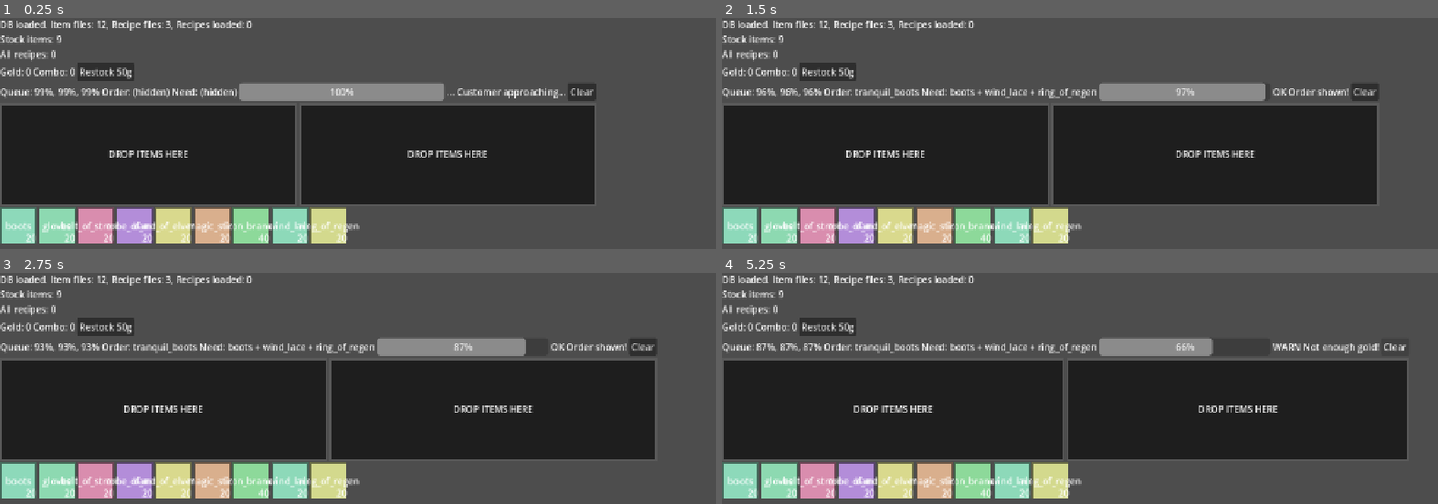
Above: before the commit, frames 1-4 (two rows, left to right).
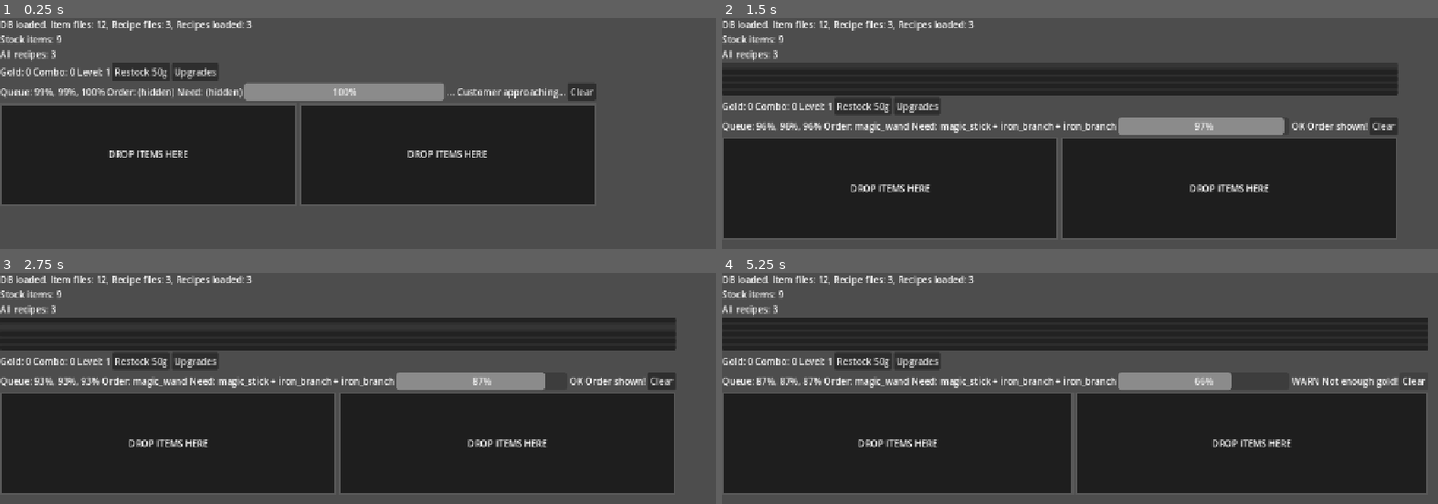
Above: after the commit, the same moments.

Repository: Kolin163/shopkeeper-tycoon
Game: Godot game, scene res://scenes/main.tscn
Two runs of this game, one before a commit and one after it. Both use one fixed random seed, a clock stepped at 60 frames per second and the inputs below.
Inputs (mouse positions are in pixels of both pictures, inside the frame that each line leads up to):
- Up to frame 1 (0.25 s): no input
- Up to frame 2 (1.5 s): click (915, 71) at 0.5 s, where only the run after the commit has a clickable "Upgrades"; click (1058, 66) at 1.27 s
- Up to frame 3 (2.75 s): click (336, 326) at 2.02 s
- Up to frame 4 (5.25 s): click (1058, 333) at 2.77 s; click (1058, 339) at 3.52 s; click "Restock 50g" at 4.25 s; click "Clear" at 5 s

The runs differ from the first frame. In frame 1, 9.2% of the frame differs, in the area x 0-51%, y 1-98%; in frame 2, 42%; in frame 3, 43%; in frame 4, 45%, in the area x 0-99%, y 1-98%.
Error after the commit: Invalid access to property or key 'pressed' on a base object of type 'null instance'. (res://src/shop/shop.gd:99)

Commit message:
Add files via upload

Diff:
--- a/data/items/power_treads.tres
+++ b/data/items/power_treads.tres
@@ -7,4 +7,5 @@
 id = &"power_treads"
 name_key = &"power_treads"
 type = &"upgrade"
+tier = 2
 metadata/_custom_type_script = "uid://sf4pmeo3kilj"
--- a/scenes/shop/shop.tscn
+++ b/scenes/shop/shop.tscn
@@ -16,6 +16,28 @@
 [node name="DbLabel" type="Label" parent="VBoxContainer" unique_id=283952622]
 layout_mode = 2
 
+[node name="UpgradesPanel" type="PanelContainer" parent="VBoxContainer" unique_id=599321020]
+visible = false
+layout_mode = 2
+
+[node name="VBoxContainer" type="VBoxContainer" parent="VBoxContainer/UpgradesPanel" unique_id=798353815]
+layout_mode = 2
+
+[node name="BtnMoreTables" type="Button" parent="VBoxContainer/UpgradesPanel/VBoxContainer" unique_id=1936819793]
+layout_mode = 2
+
+[node name="BtnMoreStock" type="Button" parent="VBoxContainer/UpgradesPanel/VBoxContainer" unique_id=1358174938]
+layout_mode = 2
+
+[node name="BtnReplenish" type="Button" parent="VBoxContainer/UpgradesPanel/VBoxContainer" unique_id=1662478377]
+layout_mode = 2
+
+[node name="BtnMorePatience" type="Button" parent="VBoxContainer/UpgradesPanel/VBoxContainer" unique_id=1569514366]
+layout_mode = 2
+
+[node name="BtnCloseUpgrades" type="Button" parent="VBoxContainer/UpgradesPanel/VBoxContainer" unique_id=2095685087]
+layout_mode = 2
+
 [node name="TopBar" type="HBoxContainer" parent="VBoxContainer" unique_id=1329944433]
 layout_mode = 2
 
@@ -27,9 +49,16 @@
 layout_mode = 2
 text = "SHOP"
 
+[node name="LevelLabel" type="Label" parent="VBoxContainer/TopBar" unique_id=1789097202]
+layout_mode = 2
+
 [node name="RestockButton" type="Button" parent="VBoxContainer/TopBar" unique_id=716613475]
 layout_mode = 2
 text = "Restock 50g"
+
+[node name="UpgradesButton" type="Button" parent="VBoxContainer/TopBar" unique_id=665899449]
+layout_mode = 2
+text = "Upgrades"
 
 [node name="OrderBar" type="HBoxContainer" parent="VBoxContainer" unique_id=228219625]
 layout_mode = 2
--- a/src/core/data_manager.gd
+++ b/src/core/data_manager.gd
@@ -29,9 +29,15 @@
 	var recipe_files := _load_recipes_from_dir(recipes_dir)
 
 	for r in recipes_by_result_id.values():
-		all_recipes.sort_custom(func(a: RecipeDef, b: RecipeDef) -> bool:
-			return a.result.cost > b.result.cost
-		)
+		var rr := r as RecipeDef
+		if rr != null:
+			all_recipes.append(rr)
+
+	all_recipes.sort_custom(func(a: RecipeDef, b: RecipeDef) -> bool:
+		var ac := a.result.cost if a != null and a.result != null else 0
+		var bc := b.result.cost if b != null and b.result != null else 0
+		return ac > bc
+	)
 
 	_build_stock_tables()
 
@@ -132,3 +138,10 @@
 		var s := int(stock.get(id, 0))
 		if s < maxv:
 			stock[id] = min(maxv, s + amount)
+
+func add_stock_capacity_bonus(amount: int) -> void:
+	for id in stock_max_by_id.keys():
+		stock_max_by_id[id] = int(stock_max_by_id[id]) + amount
+		# текущий stock не увеличиваем, только не даём превысить новый max
+		var s := int(stock.get(id, 0))
+		stock[id] = min(int(stock_max_by_id[id]), s)
--- a/src/core/main.gd
+++ b/src/core/main.gd
@@ -3,4 +3,5 @@
 
 func _ready() -> void:
 	get_tree().change_scene_to_file("res://scenes/boot/boot.tscn")
+	await  get_tree().process_frame
 	get_tree().change_scene_to_file("res://scenes/shop/shop.tscn")
--- a/src/data/item_def.gd
+++ b/src/data/item_def.gd
@@ -4,6 +4,7 @@
 @export var id: StringName
 @export var name_key: StringName # пример: &"item.power_treads"
 @export var type: StringName = &"base" # base / upgrade / recipe_scroll
+@export var tier: int = 1
 @export var cost: int = 0
 @export var icon: Texture2D
 @export var stock_max: int = 0  # 0 = бесконечно / upgrade. >0 = базовый с запасом
--- a/src/shop/shop.gd
+++ b/src/shop/shop.gd
@@ -28,6 +28,14 @@
 @onready var mood_label: Label = $VBoxContainer/OrderBar/MoodLabel
 @onready var craft_row: HBoxContainer = $VBoxContainer/CraftRow
 @onready var shelf_flow: Control = $VBoxContainer/ShelfFlow
+@onready var upgrades_button: Button = $VBoxContainer/TopBar/UpgradesButton
+@onready var upgrades_panel: PanelContainer = $VBoxContainer/UpgradesPanel
+@onready var btn_more_tables: Button = $VBoxContainer/UpgradesContainer/VBoxContainer/BtnMoreTables
+@onready var btn_more_stock: Button = $VBoxContainer/UpgradesContainer/VBoxContainer/BtnMoreStock
+@onready var btn_replenish: Button = $VBoxContainer/UpgradesContainer/VBoxContainer/BtnReplenish
+@onready var btn_more_patience: Button = $VBoxContainer/UpgradesContainer/VBoxContainer/BtnMorePatience
+@onready var btn_close_upgrades: Button = $VBoxContainer/UpgradesContainer/VBoxContainer/BtnCloseUpgrades
+@onready var level_label: Label = $VBoxContainer/TopBar/LevelLabel
 
 const QUEUE_SIZE := 3
 const APPROACH_TIME := 0.7
@@ -37,18 +45,25 @@
 const FAST_TIME := 4.0
 const MOOD_OK := 0.66
 const MOOD_WARN := 0.33
-
+const DELIVERIES_PER_LEVEL := 5
 const RESTOCK_COST_PER_TYPE := 50
 const REPLENISH_PERIOD := 5.0
 
+var _craftable_cache: Dictionary = {} # StringName -> bool (memo)
 var craft_areas: Array[CraftArea] = []
 var shelf_items: Array[ShelfItem] = []
-
+var unlocked_orders: Array[StringName] = []
 var active_customer: Customer = null
 var queue_customers: Array[Customer] = []
 var gold := 0
 var combo := 0
+var deliveries := 0
 var replenish_timer: Timer
+var shop_level := 1
+var upg_tables := 0       # +1 стол за уровень
+var upg_stock := 0        # +capacity
+var upg_replenish := 0    # быстрее пополнение
+var upg_patience := 0     # больше терпение
 
 var order_pool: Array[StringName] = [
 	&"magic_wand",
@@ -76,16 +91,32 @@
 	clear_button.pressed.connect(_on_clear_pressed)
 	restock_button.pressed.connect(_on_restock_pressed)
 
+	upgrades_button.pressed.connect(func():
+		upgrades_panel.visible = true
+		_refresh_upgrades_ui()
+	)
+
+	btn_close_upgrades.pressed.connect(func():
+		upgrades_panel.visible = false
+	)
+
+	btn_more_tables.pressed.connect(_buy_more_tables)
+	btn_more_stock.pressed.connect(_buy_more_stock)
+	btn_replenish.pressed.connect(_buy_replenish)
+	btn_more_patience.pressed.connect(_buy_more_patience)
+
 	_build_shelf()
+	_rebuild_unlocked_orders()
 	_collect_craft_areas()
-
+	_apply_tables()
+	_refresh_upgrades_ui()
 	_fill_queue()
 	_promote_next_customer()
 	_update_ui()
 	_update_shelf_badges()
 
 	replenish_timer = Timer.new()
-	replenish_timer.wait_time = REPLENISH_PERIOD
+	replenish_timer.wait_time = _replenish_period()
 	replenish_timer.timeout.connect(_on_replenish)
 	add_child(replenish_timer)
 	replenish_timer.start()
@@ -105,6 +136,8 @@
 
 	var shelf_item_scene := preload("res://scenes/ui/shelf_item.tscn")
 	for id in shelf_ids:
+		if not _is_unlocked_item(id):
+			continue
 		var def := DataManager.get_item(id)
 		if def == null:
 			continue
@@ -134,7 +167,9 @@
 
 func _spawn_customer() -> Customer:
 	var c := Customer.new()
-	c.order_id = order_pool[randi() % order_pool.size()]
+	if unlocked_orders.is_empty():
+		_rebuild_unlocked_orders()
+	c.order_id = unlocked_orders[randi() % unlocked_orders.size()]
 	c.queue_patience = c.queue_patience_max
 	return c
 
@@ -185,6 +220,7 @@
 			active_customer.state_time -= delta
 			if active_customer.state_time <= 0.0:
 				active_customer.state = CustomerState.SERVING
+				active_customer.serve_patience_max = _serve_patience_max()
 				active_customer.serve_patience = active_customer.serve_patience_max
 				active_customer.serve_time = 0.0
 				status_label.text = "Order shown!"
@@ -256,7 +292,15 @@
 
 			var bonus_mult := 1.0 + float(combo) * 0.05
 			gold += int(round(float(base_gold) * bonus_mult))
-
+			deliveries += 1
+			if deliveries % DELIVERIES_PER_LEVEL == 0:
+				shop_level += 1
+				status_label.text = "Level up! Level: %d" % shop_level
+
+				_build_shelf()
+				_update_shelf_badges()
+				_rebuild_unlocked_orders()
+				_refresh_upgrades_ui()
 			status_label.text = "Delivered!"
 			active_customer = null
 			_promote_next_customer()
@@ -270,6 +314,7 @@
 func _update_ui() -> void:
 	gold_label.text = "Gold: %d" % gold
 	combo_label.text = "Combo: %d" % combo
+	level_label.text = "Level: %d" % shop_level
 
 	if active_customer == null:
 		order_label.text = "Order: -"
@@ -318,7 +363,7 @@
 
 
 func _on_replenish() -> void:
-	DataManager.replenish_tick()
+	DataManager.replenish_tick(_replenish_amount())
 	_update_shelf_badges()
 
 
@@ -327,3 +372,156 @@
 		if shelf != null:
 			# лучше вызывать публичный refresh(), если добавишь его в ShelfItem
 			shelf.refresh() if shelf.has_method("refresh") else shelf._apply_view()
+
+func _active_table_count() -> int:
+	return clamp(1 + upg_tables, 1, craft_areas.size())
+
+func _apply_tables() -> void:
+	var n := _active_table_count()
+	for i in range(craft_areas.size()):
+		craft_areas[i].set_enabled(i < n)
+
+func _replenish_period() -> float:
+	return max(1.5, 5.0 - float(upg_replenish) * 0.5)
+
+func _replenish_amount() -> int:
+	return 1 + upg_replenish
+
+func _serve_patience_max() -> float:
+	return 12.0 + float(upg_patience) * 2.0
+
+func _cost_more_tables() -> int: return 300 + upg_tables * 400
+func _cost_more_stock() -> int: return 200 + upg_stock * 250
+func _cost_replenish() -> int: return 250 + upg_replenish * 300
+func _cost_more_patience() -> int: return 200 + upg_patience * 250
+
+func _buy_more_tables() -> void:
+	if _active_table_count() >= craft_areas.size():
+		status_label.text = "Max tables"
+		return
+	var cost := _cost_more_tables()
+	if gold < cost:
+		status_label.text = "Not enough gold!"
+		return
+	gold -= cost
+	upg_tables += 1
+	_apply_tables()
+	_refresh_upgrades_ui()
+
+func _buy_more_stock() -> void:
+	var cost := _cost_more_stock()
+	if gold < cost:
+		status_label.text = "Not enough gold!"
+		return
+	gold -= cost
+	upg_stock += 1
+	DataManager.add_stock_capacity_bonus(10) # +10 к max для всех base
+	_refresh_upgrades_ui()
+
+func _buy_replenish() -> void:
+	var cost := _cost_replenish()
+	if gold < cost:
+		status_label.text = "Not enough gold!"
+		return
+	gold -= cost
+	upg_replenish += 1
+	replenish_timer.wait_time = _replenish_period()
+	_refresh_upgrades_ui()
+
+func _buy_more_patience() -> void:
+	var cost := _cost_more_patience()
+	if gold < cost:
+		status_label.text = "Not enough gold!"
+		return
+	gold -= cost
+	upg_patience += 1
+	_refresh_upgrades_ui()
+
+func _refresh_upgrades_ui() -> void:
+	btn_more_tables.text = "More tables (%d/%d) - %dg" % [_active_table_count(), craft_areas.size(), _cost_more_tables()]
+	btn_more_stock.text = "Bigger stock (lvl %d) - %dg" % [upg_stock, _cost_more_stock()]
+	btn_replenish.text = "Faster replenish (lvl %d) - %dg" % [upg_replenish, _cost_replenish()]
+	btn_more_patience.text = "More patience (lvl %d) - %dg" % [upg_patience, _cost_more_patience()]
+
+func _is_unlocked_item(id: StringName) -> bool:
+	var it := DataManager.get_item(id)
+	return it != null and it.tier <= shop_level
+
+# ВАЖНО: сейчас мы считаем, что base должен быть доступен игроку на полке,
+# иначе он физически не сможет его перетащить.
+# (Когда появится “каталог/поиск” по предметам, эту проверку можно убрать/заменить.)
+func _is_base_available(id: StringName) -> bool:
+	return shelf_ids.has(id) and _is_unlocked_item(id)
+
+func _can_craft_at_level(id: StringName, stack: Array[StringName] = []) -> bool:
+	# memo
+	if _craftable_cache.has(id):
+		return bool(_craftable_cache[id])
+
+	# защита от циклов (на всякий случай)
+	if stack.has(id):
+		_craftable_cache[id] = false
+		return false
+
+	var it := DataManager.get_item(id)
+	if it == null:
+		_craftable_cache[id] = false
+		return false
+
+	# если сам предмет ещё не открыт — точно нельзя
+	if it.tier > shop_level:
+		_craftable_cache[id] = false
+		return false
+
+	# базовый / recipe_scroll: “можно получить”, если он вообще доступен игроку
+	if it.type == &"base" or it.type == &"recipe_scroll":
+		var ok := _is_base_available(id)
+		_craftable_cache[id] = ok
+		return ok
+
+	# upgrade: нужен рецепт
+	var r := DataManager.get_recipe(id)
+	if r == null:
+		_craftable_cache[id] = false
+		return false
+
+	stack.append(id)
+
+	# все обязательные компоненты должны быть крафтабельны
+	for c in r.components:
+		if c == null or not _can_craft_at_level(c.id, stack):
+			stack.pop_back()
+			_craftable_cache[id] = false
+			return false
+
+	# вариант “1 из N” (power treads): достаточно хотя бы одного крафтабельного
+	if r.requires_variant:
+		var any_ok := false
+		for opt in r.variant_options:
+			if opt != null and _can_craft_at_level(opt.id, stack):
+				any_ok = true
+				break
+		if not any_ok:
+			stack.pop_back()
+			_craftable_cache[id] = false
+			return false
+
+	stack.pop_back()
+	_craftable_cache[id] = true
+	return true
+
+func _rebuild_unlocked_orders() -> void:
+	unlocked_orders.clear()
+	_craftable_cache.clear()
+
+	for id in order_pool:
+		# 1) сам результат открыт
+		# 2) и реально собирается из доступных базовых
+		if _is_unlocked_item(id) and _can_craft_at_level(id):
+			unlocked_orders.append(id)
+
+	# чтобы не остаться без заказов (на очень раннем этапе)
+	if unlocked_orders.is_empty():
+		for id in order_pool:
+			if _is_unlocked_item(id):
+				unlocked_orders.append(id)
--- a/src/ui/craft_area.gd
+++ b/src/ui/craft_area.gd
@@ -9,7 +9,7 @@
 @onready var items_flow: Control = $MarginContainer/Body/ItemsFlow
 
 var items: Array[ItemDef] = []
-
+var enabled : bool = true
 var _sb_normal: StyleBoxFlat
 var _sb_hot: StyleBoxFlat
 
@@ -40,12 +40,14 @@
 
 
 func _can_drop_data(_at_position: Vector2, data: Variant) -> bool:
-	return data is ItemDef
+	return enabled and (data is ItemDef)
 
 
 func _drop_data(_at_position: Vector2, data: Variant) -> void:
 	var it := data as ItemDef
 	if it == null:
+		return
+	if not enabled:
 		return
 
 	if DataManager.is_stocked(it.id):
@@ -87,6 +89,16 @@
 			return true
 	return false
 
+func set_enabled(v: bool) -> void:
+	enabled = v
+	visible = v
+	mouse_filter = Control.MOUSE_FILTER_STOP if v else Control.MOUSE_FILTER_IGNORE
+	if not v:
+		clear_silent()
+
+func clear_silent() -> void:
+	items.clear()
+	_redraw()
 
 func _redraw() -> void:
 	for c in items_flow.get_children():
--- a/src/ui/shelf_item.gd
+++ b/src/ui/shelf_item.gd
@@ -9,6 +9,9 @@
 @onready var count_label: Label = $CountLabel
 
 func _ready() -> void:
+	_apply_view()
+
+func refresh() -> void:
 	_apply_view()
 
 func _apply_view() -> void:
@@ -24,7 +27,7 @@
 	var display := _display_name()
 	tooltip_text = display
 
-	# визуал (иконка или плейсхолдер)
+	# иконка или плейсхолдер
 	if item.icon != null:
 		bg.color = Color(0.08, 0.08, 0.08, 1.0)
 		icon.texture = item.icon
@@ -36,11 +39,9 @@
 		name_label.visible = true
 		name_label.text = display
 
-	# складская логика: считаем складскими только base (или если есть stock_max > 0)
-	var is_stocked := (item.type == &"base") and (item.stock_max != 0 or DataManager.stock.has(item.id))
-
-	if not is_stocked:
-		# бесконечный/не складской
+	# склад
+	if not DataManager.is_stocked(item.id):
+		# не складской (upgrade/recipe_scroll и т.п.)
 		count_label.visible = false
 		modulate = Color.WHITE
 		return
@@ -49,18 +50,15 @@
 	count_label.visible = true
 	count_label.text = str(cnt)
 
-	if cnt <= 0:
-		modulate = Color(0.4, 0.4, 0.4, 1.0)
-	else:
-		modulate = Color.WHITE
+	modulate = Color(0.4, 0.4, 0.4, 1.0) if cnt <= 0 else Color.WHITE
 
 func _get_drag_data(_at_position: Vector2) -> Variant:
 	if item == null:
 		return null
 
-	# запретить drag, если это складской base и он закончился
-	var is_stocked := (item.type == &"base") and (item.stock_max != 0 or DataManager.is_stocked(item.id))
-	if is_stocked and DataManager.get_stock(item.id) <= 0:
+	# единое правило: если stock закончился — нельзя тащить.
+	# для нескладских has_stock() вернёт true, и drag будет разрешён.
+	if not DataManager.has_stock(item.id):
 		return null
 
 	set_drag_preview(_make_drag_preview())
